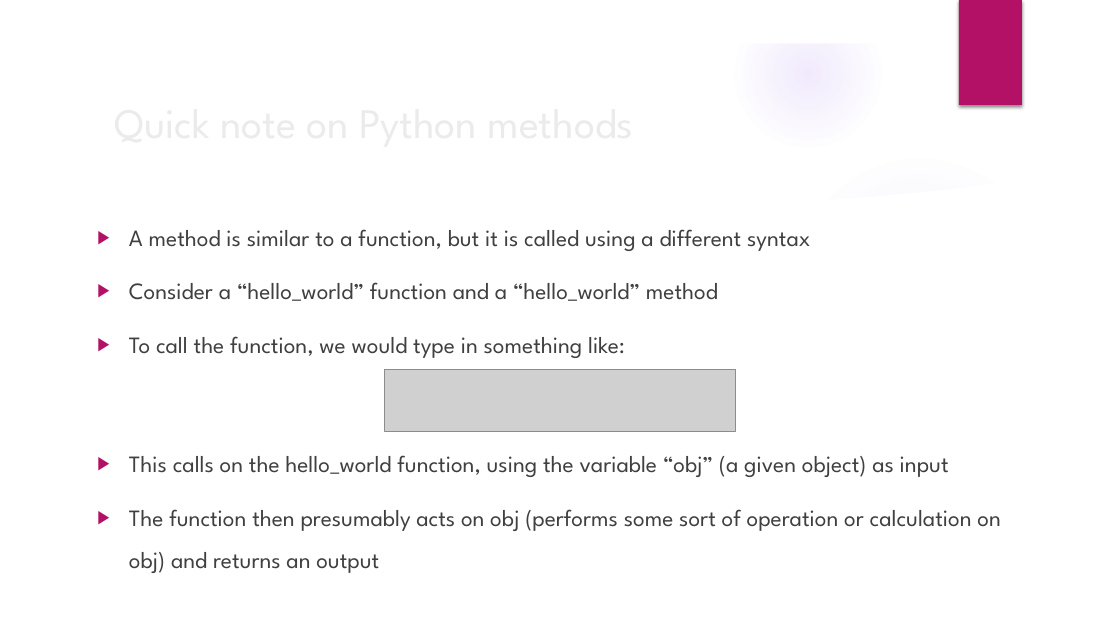
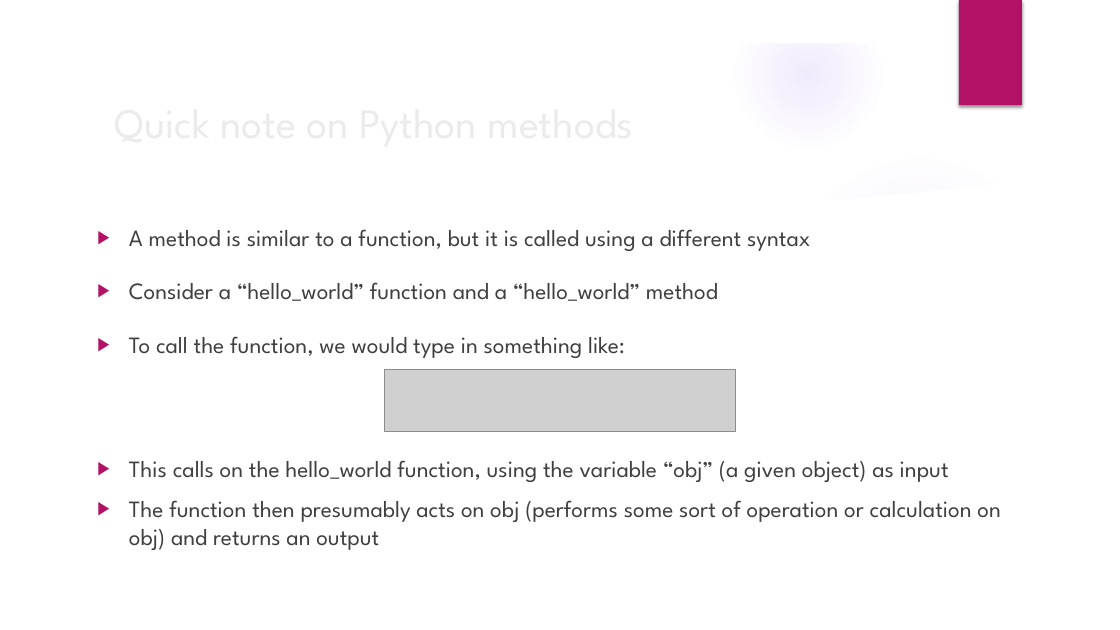
Before and after one commit to ameboileau/Intro-to-Python, a slide deck: slide 8 of PPTs/Week5.pptx. Drawn at 1120x630 pixels with LibreOffice and Linux fonts; fonts in the diff are those of the drawing; grey boxes stand for pictures; background and template pictures are left out. Boxes give left, top, right and bottom in pixels: in the first picture for what was removed or moved away, otherwise in the second. Text is boxed around its words. In the diff, an @@ line names an element or a change of style, - is before the commit and + after.

```diff
--- a/PPTs/Week5.pptx
+++ b/PPTs/Week5.pptx
@@ text "This calls on the hello_world ..." at [129,460,1000,550]: line spacing 1.5 to 1 @@
```
Also in this commit, not shown: 4 other slides changed, 6 other files.
